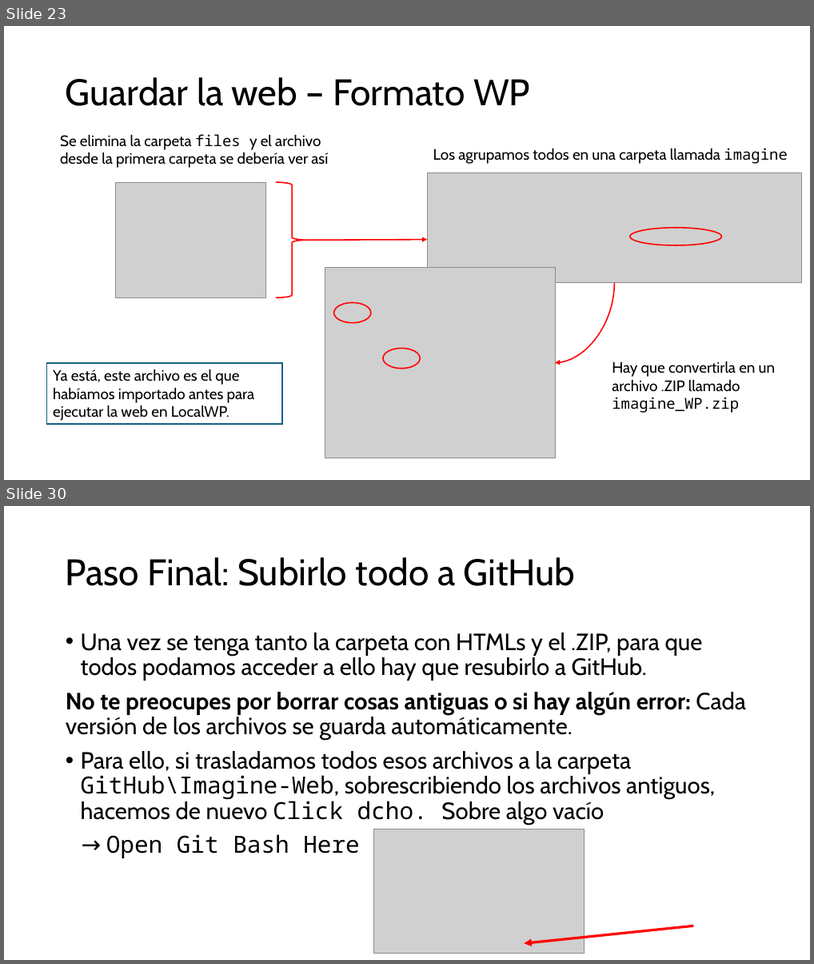
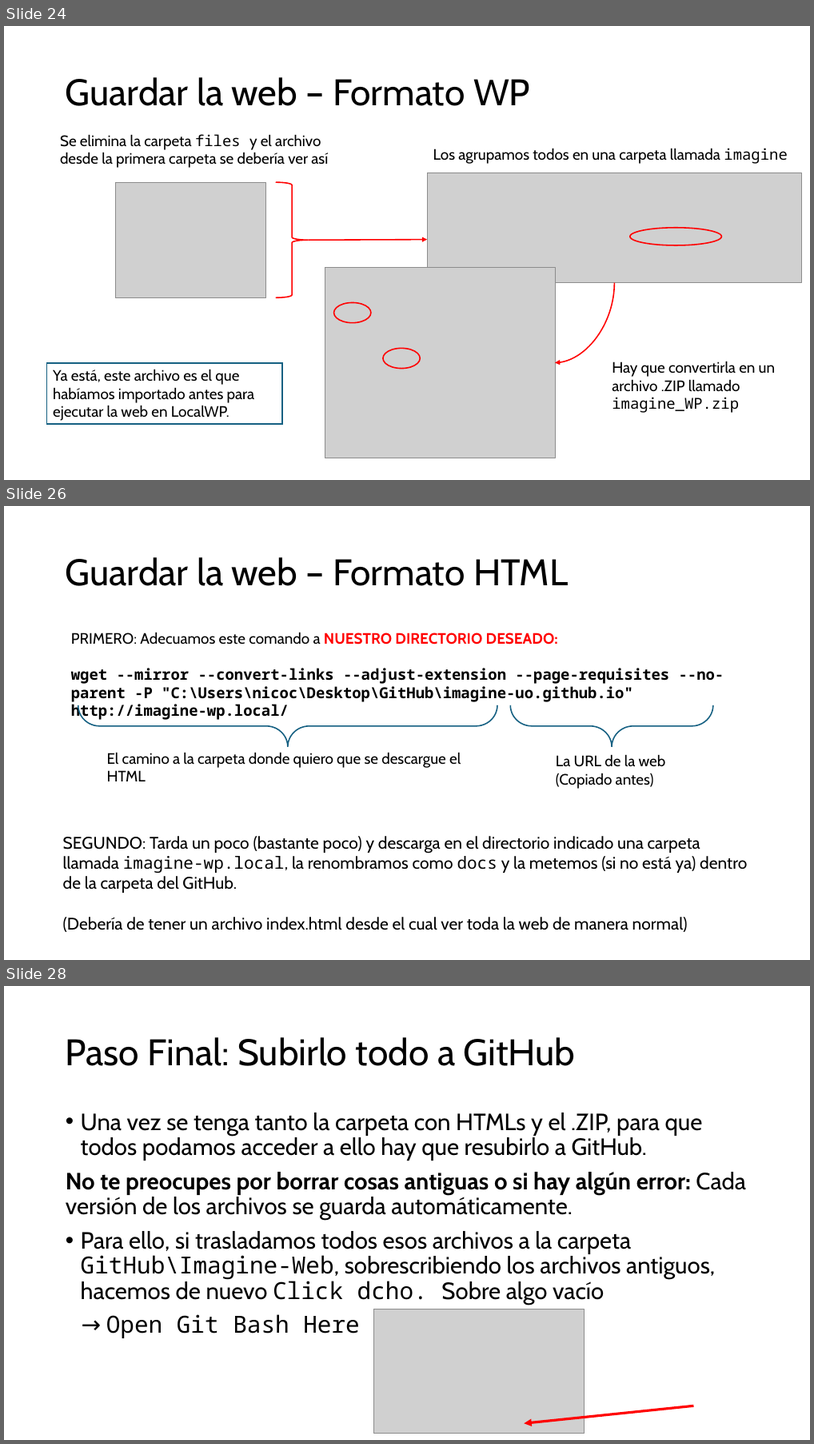
Before and after one commit to imagine-uo/imagine-uo.github.io, a slide deck: Guía para editar la web del grupo.pptx. Shown one above the other, each under a label of ours: slides 23 and 30 before the commit, slides 24, 26 and 28 after it; the slides between them are not shown. The pictures are 814x964 and 814x1444 pixels, drawn with LibreOffice and Linux fonts; fonts in the diff are those of the drawing; grey boxes stand for pictures. Boxes give left, top, right and bottom in pixels: in the first picture for what was removed or moved away, otherwise in the second. Text is boxed around its words. In the diff, an @@ line names an element or a change of style, - is before the commit and + after.

```diff
--- a/Guía para editar la web del grupo.pptx
+++ b/Guía para editar la web del grupo.pptx
@@ slide 26 added at [4, 506, 810, 960], background #FFFFFF @@
@@ title added at [66, 557, 568, 586], 44 pt, text #000000 @@
+Guardar la web – Formato HTML
@@ text added at [71, 632, 725, 721], 18 pt, text #000000, bold @@
+PRIMERO: Adecuamos este comando a NUESTRO DIRECTORIO DESEADO:
+wget --mirror --convert-links --adjust-extension --page-requisites --no-parent -P "C:\Users\nicoc\Desktop\GitHub\imagine-uo.github.io" http://imagine-wp.local/
@@ right brace added at [78, 705, 498, 747], outline #156082 1.5 pt @@
@@ right brace added at [511, 705, 714, 747], outline #156082 1.5 pt @@
@@ text added at [107, 752, 461, 781], 18 pt, text #000000 @@
+El camino a la carpeta donde quiero que se descargue el HTML
@@ text added at [556, 754, 666, 788], 18 pt, text #000000 @@
+La URL de la web
+(Copiado antes)
@@ text added at [63, 836, 747, 932], 20 pt, text #000000 @@
+SEGUNDO: Tarda un poco (bastante poco) y descarga en el directorio indicado una carpeta llamada imagine-wp.local, la renombramos como docs y la metemos (si no está ya) dentro de la carpeta del GitHub.
+(Debería de tener un archivo index.html desde el cual ver toda la web de manera normal)
@@ what was slide 23 is now slide 24 @@
@@ what was slide 30 is now slide 28 @@
```
Also in this commit, not shown: 5 slides changed, 2 other slides added, 5 slides removed, 1 other file.
